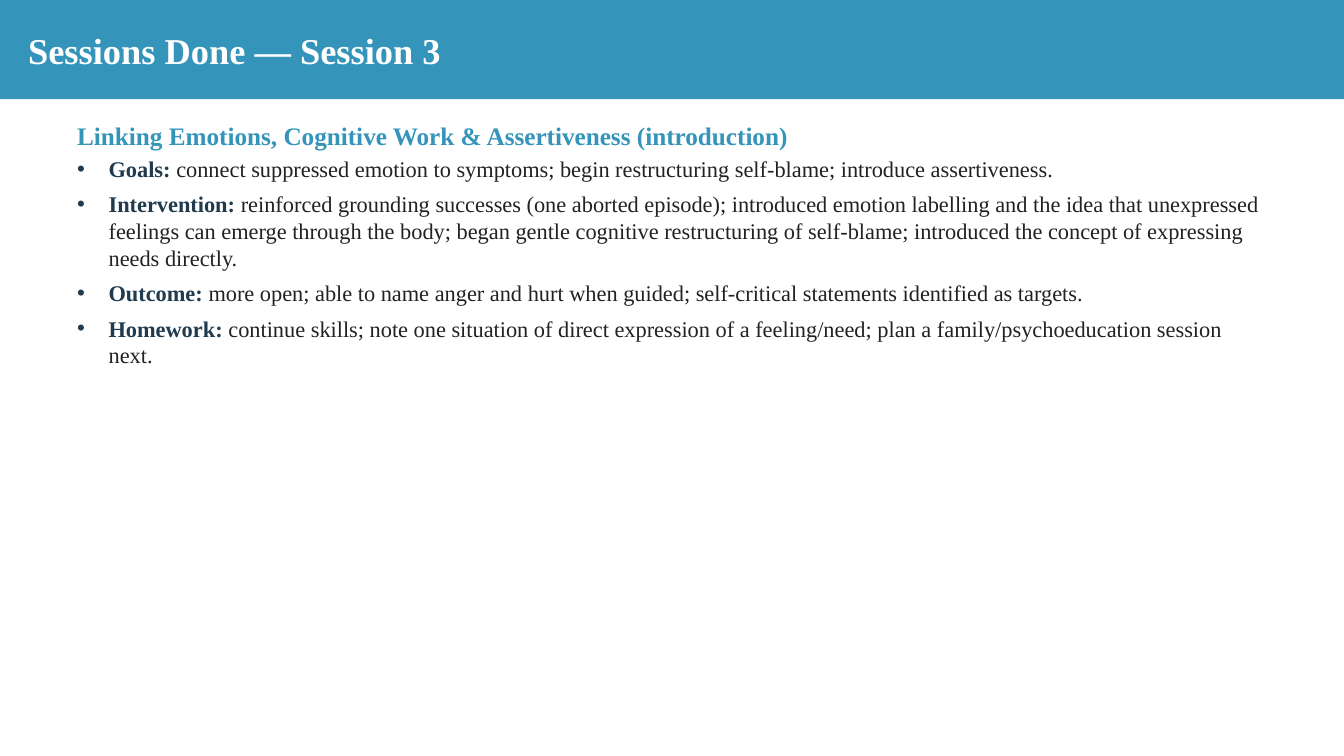
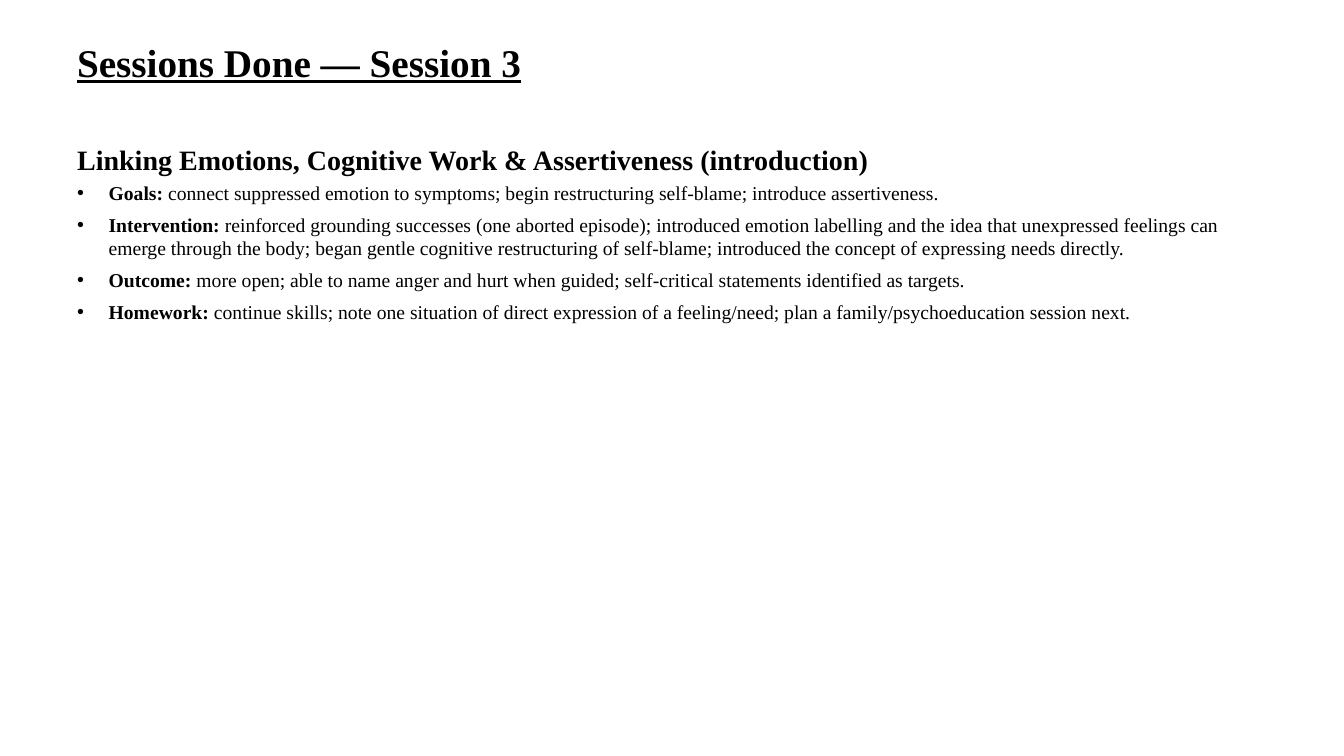
Before and after one commit to tejasdangodra786-byte/Dango-kiro, a slide deck: slide 30 of Mamta_Saini_Case_Conference.pptx. Drawn at 1344x756 pixels with LibreOffice and Linux fonts; fonts in the diff are those of the drawing. Boxes give left, top, right and bottom in pixels: in the first picture for what was removed or moved away, otherwise in the second. Text is boxed around its words. In the diff, an @@ line names an element or a change of style, - is before the commit and + after.

Commit message:
Reformat case-conference PPT: white bg, TNR headings 28pt bold underlined, sub-headings 20pt, content 14pt, all black

```diff
--- a/Mamta_Saini_Case_Conference.pptx
+++ b/Mamta_Saini_Case_Conference.pptx
@@ text "Sessions Done — Session 3": place and size @@
-text "Sessions Done — Session 3" at <box>0,0,1344,99</box>
+text "Sessions Done — Session 3" at <box>77,50,521,83</box>
@@ text "Sessions Done — Session 3" at <box>77,50,521,83</box>: size 26 to 28 pt, text colour #FFFFFF to #000000, underline on; vertical alignment middle to top; fill #3494BA to none @@
@@ text "Linking Emotions, Cognitive Work & ...": place and size @@
-text "Linking Emotions, Cognitive Work & ..." at <box>77,127,1258,364</box>
+text "Linking Emotions, Cognitive Work & ..." at <box>77,150,1218,324</box>
@@ text "Linking Emotions, Cognitive Work & ..." at <box>77,150,1218,324</box>: size 18 to 20 pt, text colour #3494BA to #000000 in "Linking Emotions, Cognitive Work & Assertiveness (introducti ..."; size 16 to 14 pt; text colour #1F3B4D to #000000 in "Goals:", "Intervention:", "Outcome:", "Homework:"; text colour #222222 to #000000 in "connect suppressed emotion to symptoms; begin restructuring ...", "reinforced grounding successes (one aborted episode); introd ...", "more open; able to name anger and ...", "continue skills; note one situation of direct ..." @@
```
Also in this commit, not shown: 33 other slides changed.
